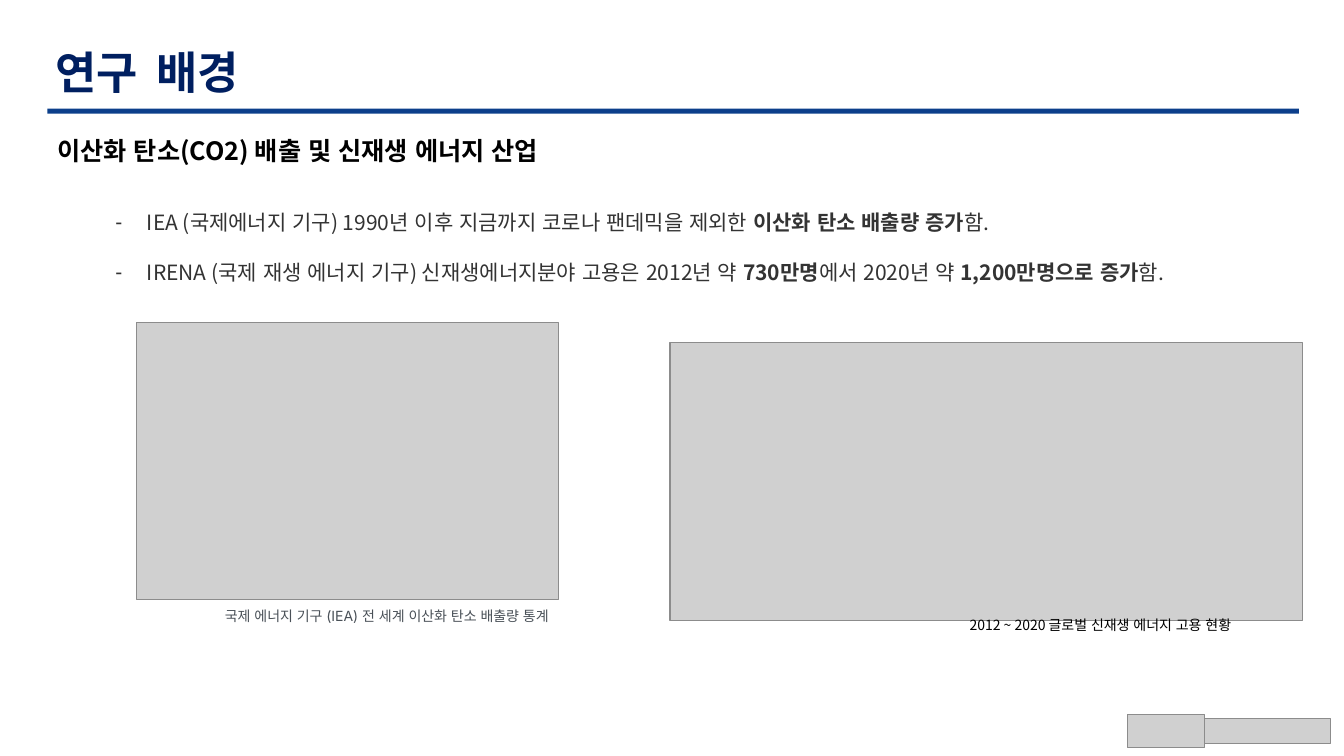
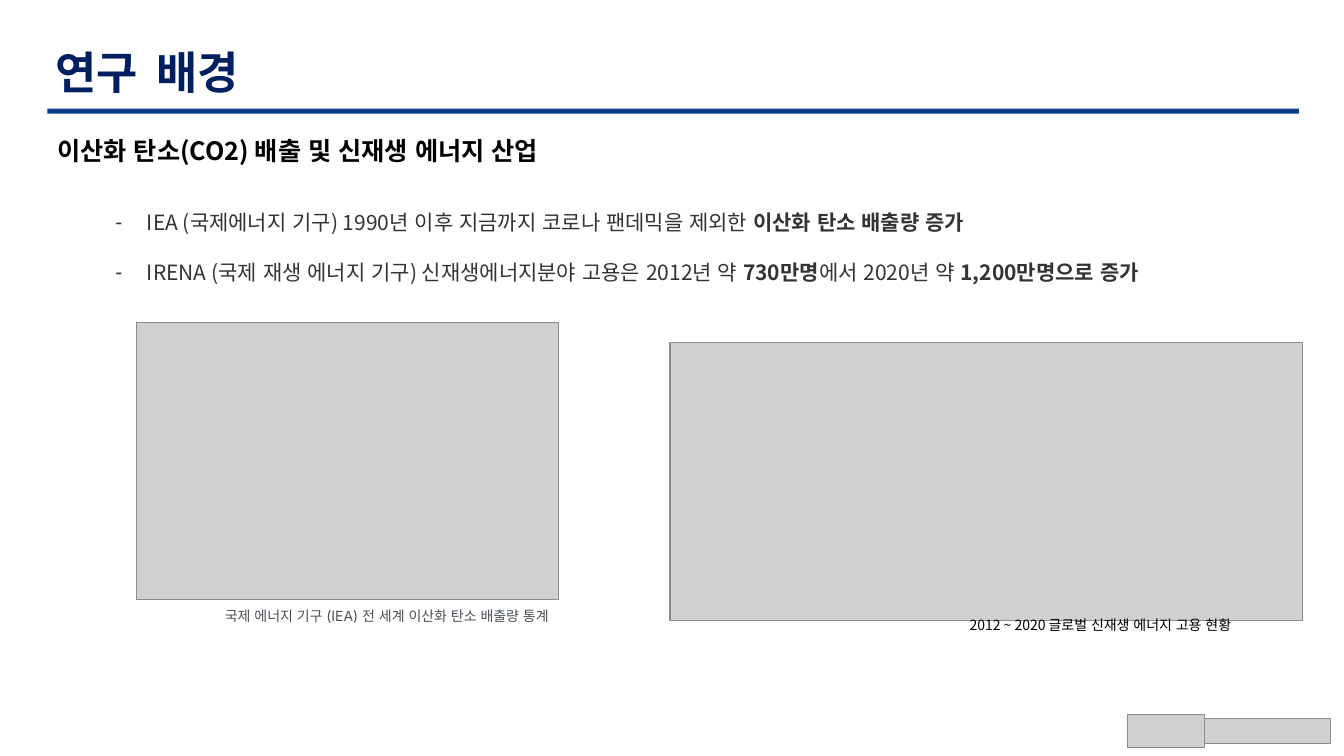
Before and after one commit to TaegyuHan/Solar_radiation_prediction_model, a slide deck: slide 4 of KICS_PT/[KICS] 동향 poster.pptx. Drawn at 1344x756 pixels with LibreOffice and Linux fonts; fonts in the diff are those of the drawing; grey boxes stand for pictures. Boxes give left, top, right and bottom in pixels: in the first picture for what was removed or moved away, otherwise in the second. Text is boxed around its words. In the diff, an @@ line names an element or a change of style, - is before the commit and + after.

```diff
--- a/KICS_PT/[KICS] 동향 poster.pptx
+++ b/KICS_PT/[KICS] 동향 poster.pptx
@@ text at (x1=147, y1=212, x2=1139, y2=284): text changed @@
-– IEA (국제에너지 기구) 1990년 이후 지금까지 코로나 팬데믹을 제외한 이산화 탄소 배출량 증가함.
-– IRENA (국제 재생 에너지 기구) 신재생에너지분야 고용은 2012년 약 730만명에서 2020년 약 1,200만명으로 증가함.
+– IEA (국제에너지 기구) 1990년 이후 지금까지 코로나 팬데믹을 제외한 이산화 탄소 배출량 증가
+– IRENA (국제 재생 에너지 기구) 신재생에너지분야 고용은 2012년 약 730만명에서 2020년 약 1,200만명으로 증가
```
Also in this commit, not shown: 10 other slides changed.
